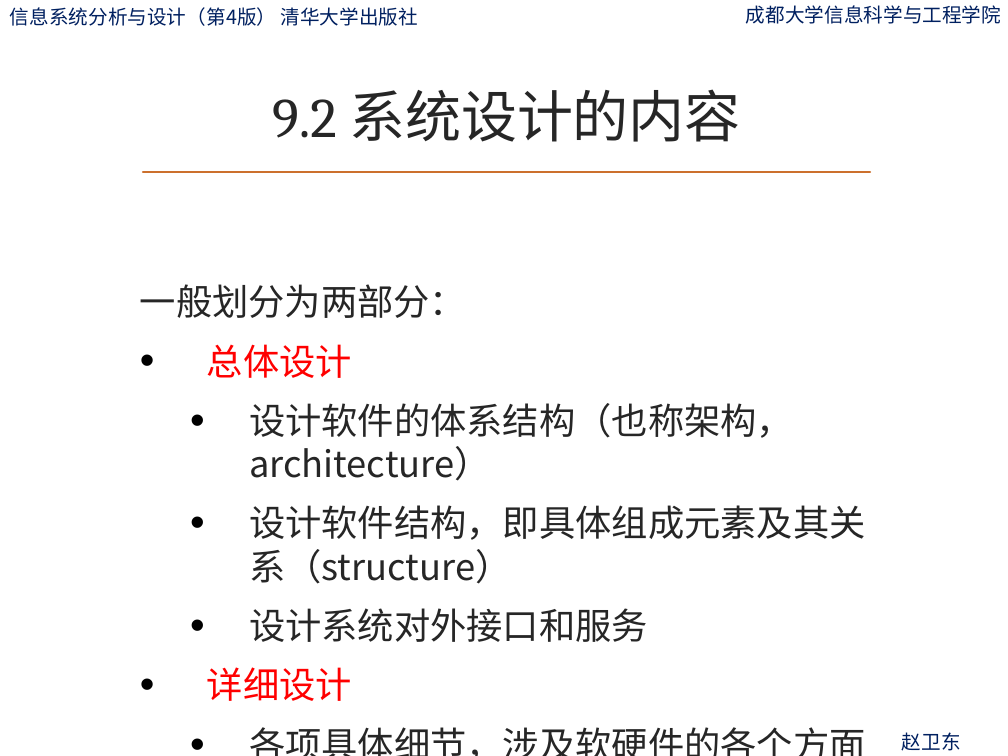
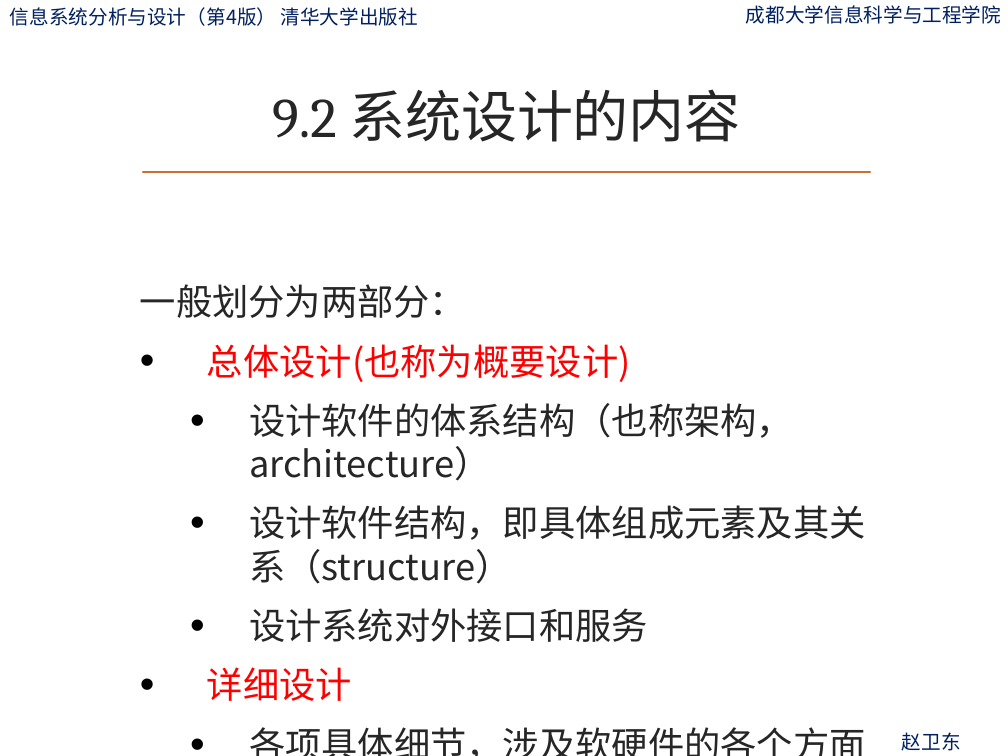
Before and after one commit to zwdcdu/is_analysis, a slide deck: slide 21 of ppt/第9章-系统设计概述.pptx. Drawn at 1008x756 pixels with LibreOffice and Linux fonts; fonts in the diff are those of the drawing; background and template pictures are left out. Boxes give left, top, right and bottom in pixels: in the first picture for what was removed or moved away, otherwise in the second. Text is boxed around its words. In the diff, an @@ line names an element or a change of style, - is before the commit and + after.

Commit message:
version1

```diff
--- a/ppt/第9章-系统设计概述.pptx
+++ b/ppt/第9章-系统设计概述.pptx
@@ text at (207, 344, 631, 382): text changed @@
-• 总体设计
+• 总体设计(也称为概要设计)
```
Also in this commit, not shown: 1 other slide changed.
